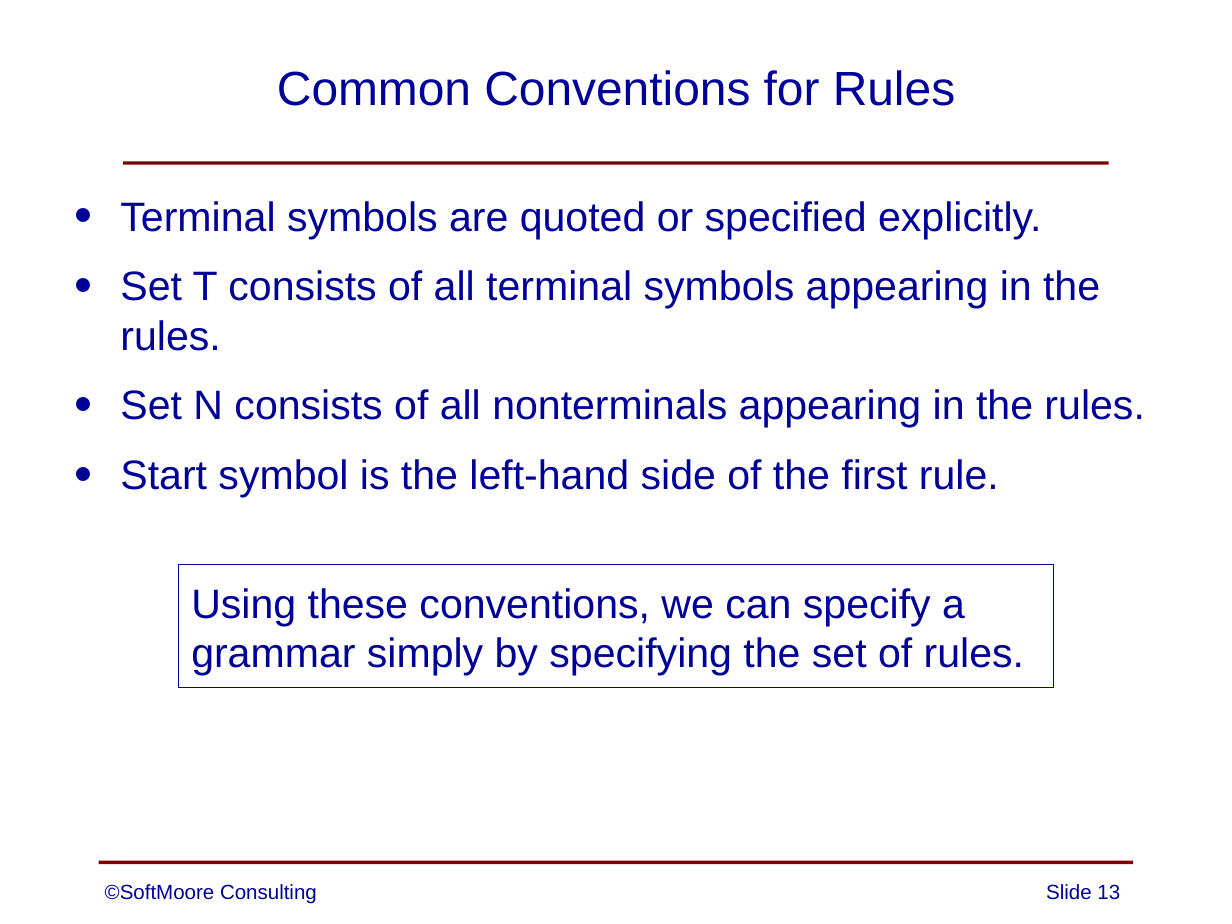
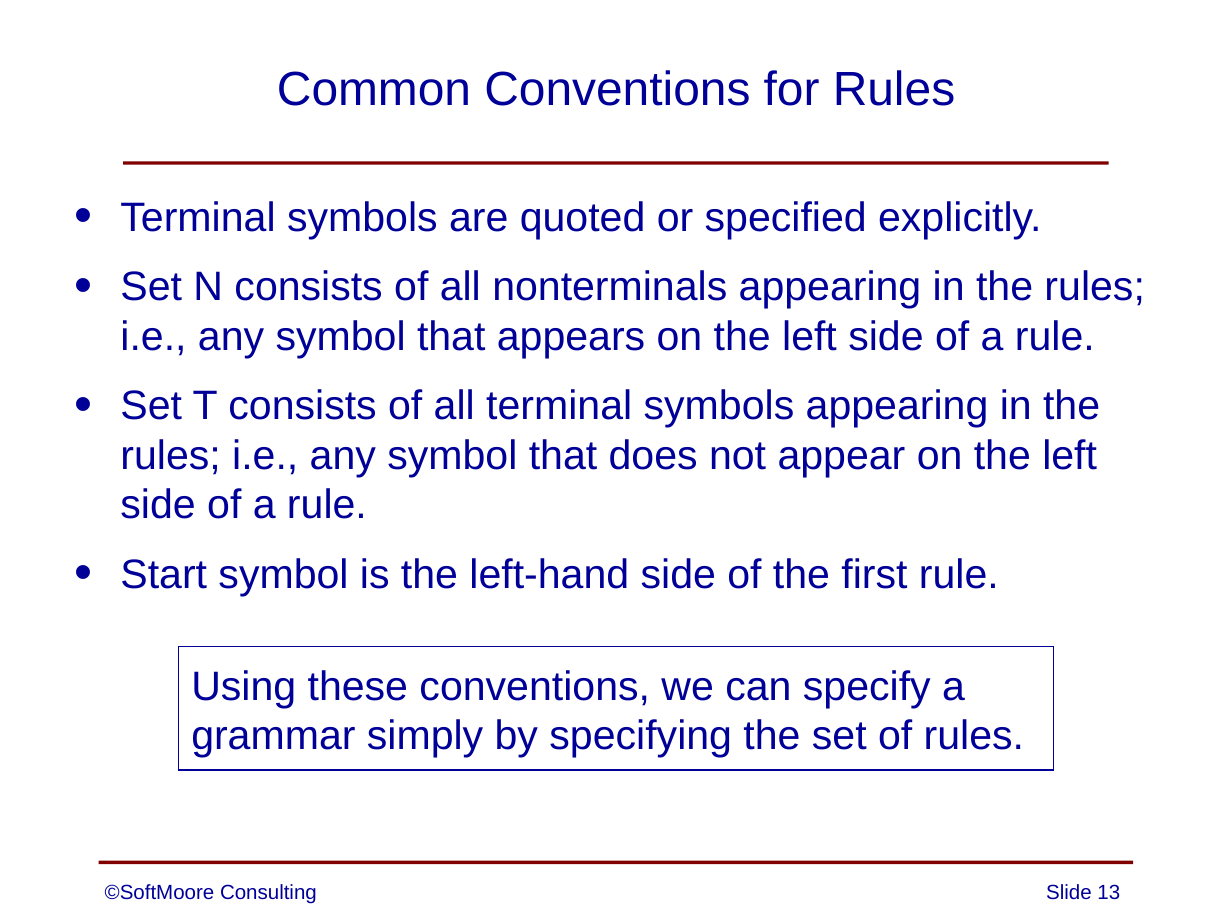
Before and after one commit to SoftMoore/CPRL-Java-3rd, a slide deck: slide 13 of PowerPoints/03 - Context-Free Grammars.pptx. Drawn at 1232x924 pixels with LibreOffice and Linux fonts; fonts in the diff are those of the drawing. Boxes give left, top, right and bottom in pixels: in the first picture for what was removed or moved away, otherwise in the second. Text is boxed around its words. In the diff, an @@ line names an element or a change of style, - is before the commit and + after.

```diff
--- a/PowerPoints/03 - Context-Free Grammars.pptx
+++ b/PowerPoints/03 - Context-Free Grammars.pptx
@@ text at (120, 270, 1144, 519): text changed @@
-• Set T consists of all terminal symbols appearing in the rules.
-• Set N consists of all nonterminals appearing in the rules.
+• Set N consists of all nonterminals appearing in the rules; i.e., any symbol that appears on the left side of a rule.
+• Set T consists of all terminal symbols appearing in the rules; i.e., any symbol that does not appear on the left side of a rule.
@@ rectangle "Using these conventions, we can ...": place and size @@
-rectangle "Using these conventions, we can ..." at (179, 564, 1053, 687)
+rectangle "Using these conventions, we can ..." at (179, 647, 1053, 770)
```
Also in this commit, not shown: 3 other slides changed.
